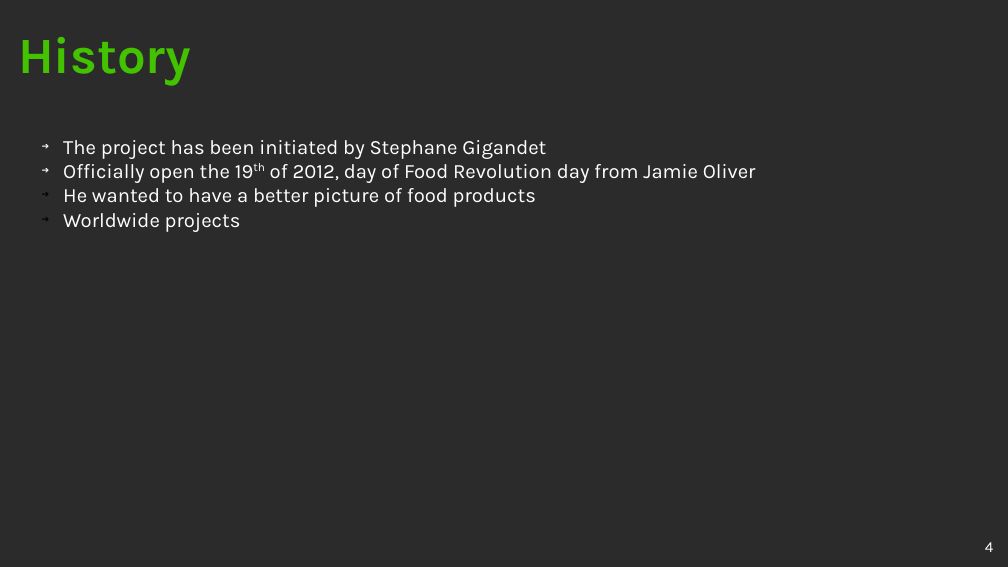
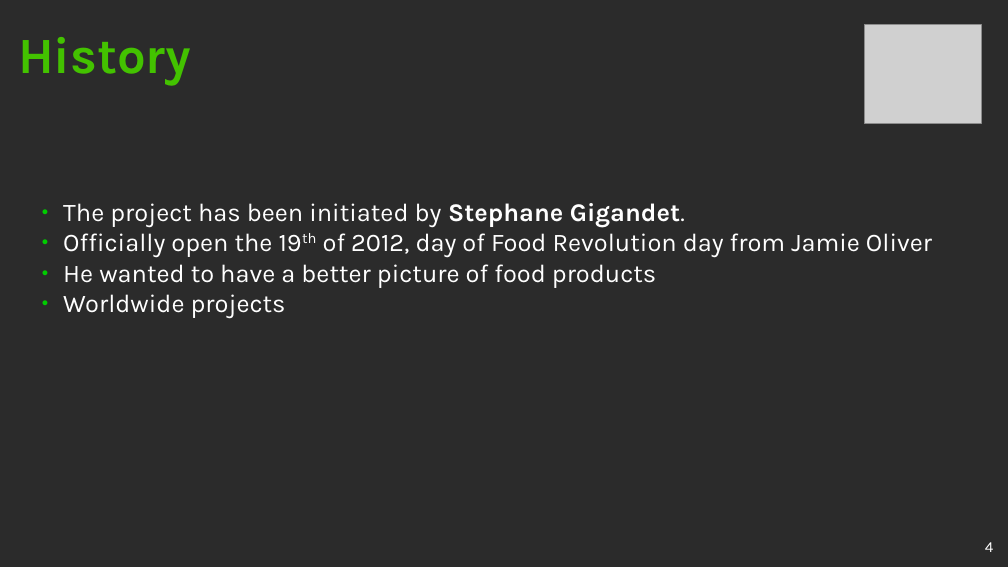
Before and after one commit to dabrain34/DabrainDocs, a slide deck: slide 4 of Presentation/OpenFoodFacts/openfoodfacts.odp. Drawn at 1008x567 pixels with LibreOffice and Linux fonts; fonts in the diff are those of the drawing; grey boxes stand for pictures; background and template pictures are left out; a plain dark background stands for a picture behind light text. Boxes give left, top, right and bottom in pixels: in the first picture for what was removed or moved away, otherwise in the second. Text is boxed around its words. In the diff, an @@ line names an element or a change of style, - is before the commit and + after.

```diff
--- a/Presentation/OpenFoodFacts/openfoodfacts.odp
+++ b/Presentation/OpenFoodFacts/openfoodfacts.odp
@@ picture added at box(864, 25, 981, 123) @@
@@ text "The project has been initiated ...": place and size @@
-text "The project has been initiated ..." at box(63, 140, 756, 232)
+text "The project has been initiated ..." at box(63, 203, 932, 319)
@@ text at box(63, 203, 685, 227): text changed; size 16 to 20 pt @@
-➔ The project has been initiated by Stephane Gigandet
+● The project has been initiated by Stephane Gigandet.
@@ text at box(63, 233, 932, 319): size 16 to 20 pt in "Officially open the 19th of 2012, day ...", "He wanted to have a better picture ...", "Worldwide projects"; bullet ➔ to ●; bullet colour #FFFFFF to #00CC00; bullet colour #000000 to #00CC00 @@
```
Also in this commit, not shown: 9 other slides changed, 8 slides added, 6 slides removed.
